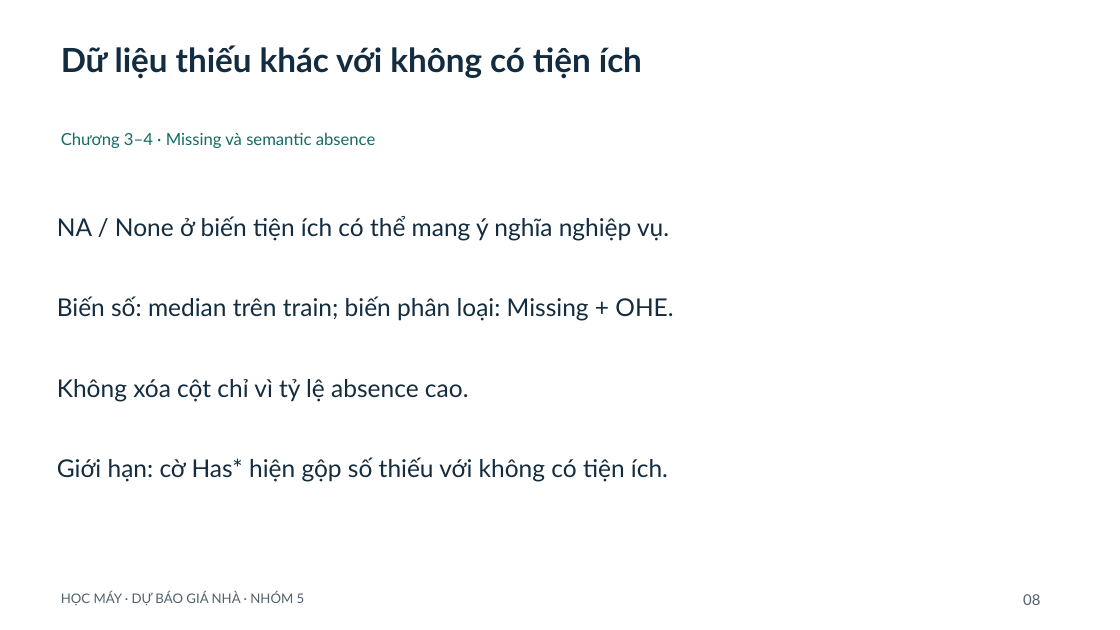
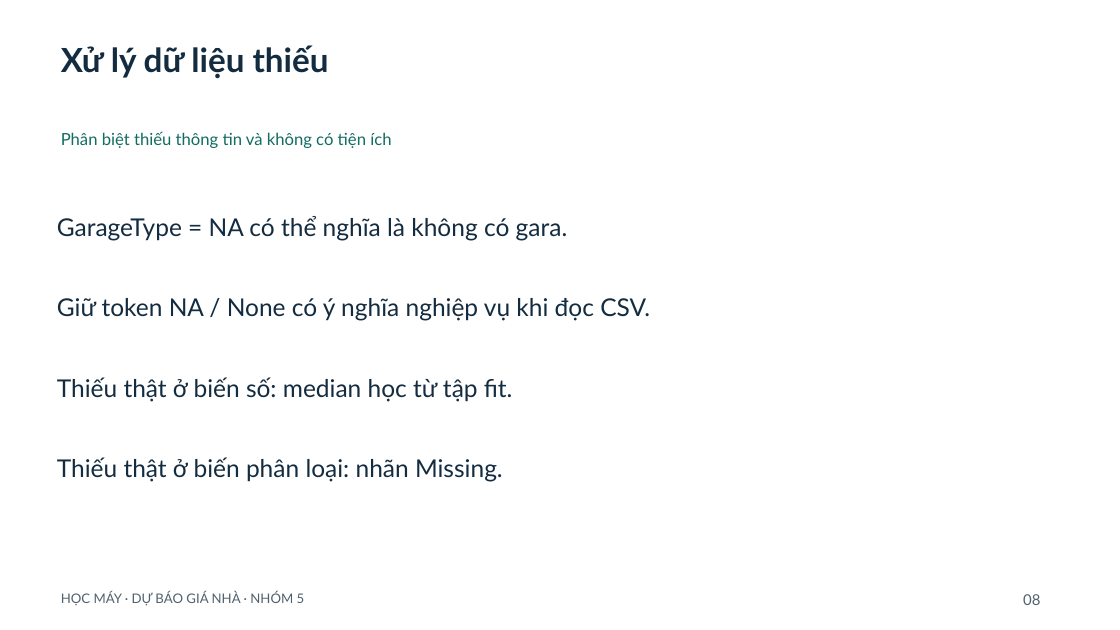
Before and after one commit to ngtd-2609/ames-house-price-prediction, a slide deck: slide 8 of slides/Slide_Hoc_may.pptx. Drawn at 1120x630 pixels with LibreOffice and Linux fonts; fonts in the diff are those of the drawing. Boxes give left, top, right and bottom in pixels: in the first picture for what was removed or moved away, otherwise in the second. Text is boxed around its words. In the diff, an @@ line names an element or a change of style, - is before the commit and + after.

```diff
--- a/slides/Slide_Hoc_may.pptx
+++ b/slides/Slide_Hoc_may.pptx
@@ text at box(61, 45, 329, 79): text changed @@
-Dữ liệu thiếu khác với không có tiện ích
+Xử lý dữ liệu thiếu
@@ text at box(61, 131, 391, 148): text changed @@
-Chương 3–4 · Missing và semantic absence
+Phân biệt thiếu thông tin và không có tiện ích
@@ text at box(57, 216, 568, 241): text changed @@
-NA / None ở biến tiện ích có thể mang ý nghĩa nghiệp vụ.
+GarageType = NA có thể nghĩa là không có gara.
@@ text at box(57, 298, 650, 321): text changed @@
-Biến số: median trên train; biến phân loại: Missing + OHE.
+Giữ token NA / None có ý nghĩa nghiệp vụ khi đọc CSV.
@@ text at box(57, 377, 513, 402): text changed @@
-Không xóa cột chỉ vì tỷ lệ absence cao.
+Thiếu thật ở biến số: median học từ tập fit.
@@ text at box(57, 457, 503, 482): text changed @@
-Giới hạn: cờ Has* hiện gộp số thiếu với không có tiện ích.
+Thiếu thật ở biến phân loại: nhãn Missing.
```
Also in this commit, not shown: 19 other slides changed, 4 slides added, 4 slides removed, 1 other file.
